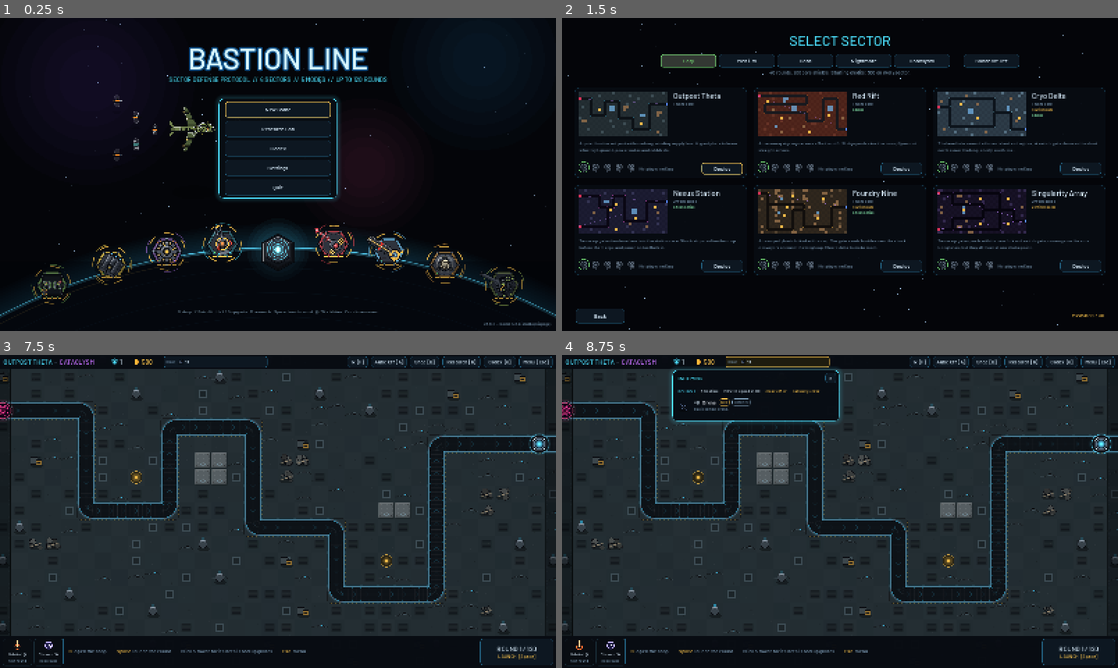
Above: before the commit, frames 1-4 (two rows, left to right).
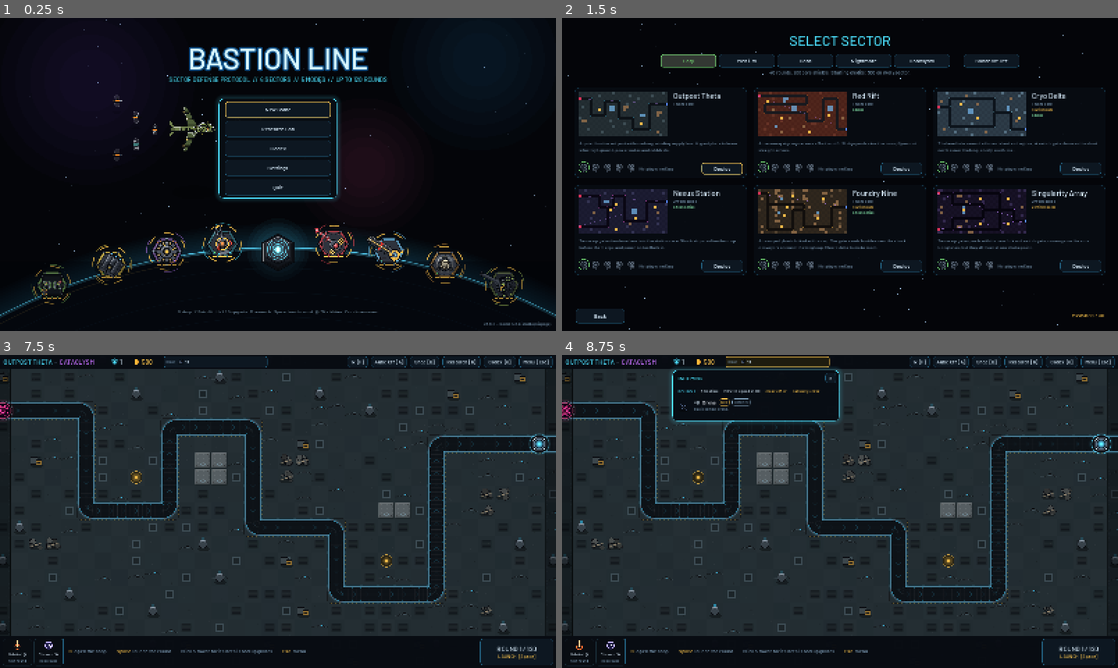
Above: after the commit, the same moments.

Repository: Swooshiiroll/bastion-line
Game: Godot game, scene res://scenes/Boot.tscn
Two runs of this game, one before a commit and one after it. Both use one fixed random seed, a clock stepped at 60 frames per second and the inputs below.
Inputs (mouse positions are in pixels of both pictures, inside the frame that each line leads up to):
- Up to frame 1 (0.25 s): no input
- Up to frame 2 (1.5 s): click "New Game" at 0.5 s; click "Easy" at 1.25 s
- Up to frame 3 (7.5 s): click "Easy" at 2 s; click "Medium" at 2.75 s; click "Hard" at 3.5 s; click "Nightmare" at 4.25 s; click "Cataclysm" at 5 s; click "Sandbox: Off" at 5.75 s; click "Sandbox: On" at 6.5 s; click "Deploy" at 7.25 s
- Up to frame 4 (8.75 s): click (778, 361) at 8 s

The runs differ from the first frame. In frame 1, less than 0.1% of the frame differs, in the area x 12-94%, y 65-87%; in frame 2, nothing differs; in frame 3, less than 0.1%; in frame 4, less than 0.1%.

Commit message:
Smooth curves, no hex-deck dashes, no jump as a tower turns (#89)
The hex deck loses its three dark vent lines a side. Draw.arc picks its
segment count from the radius (each chord within 1/16 px), so big circles
like the Chrono Field ring stay round. The turret cache bakes 16 aims and
fades the next bake in over the one below, so a turning turret's shading
changes smoothly instead of jumping at each bucket.

Co-Authored-By: Claude Opus 5.5 <noreply@anthropic.com>
Claude-Session: https://claude.ai/code/session_01JA1yx4yLR4ragN67XpdcFD

Diff:
--- a/scripts/view/Draw.gd
+++ b/scripts/view/Draw.gd
@@ -359,21 +359,29 @@
 	_stamp(ci, _rings[key], size, center, outer, outer, color)
 
 
-## draw_arc, fast: full circles become rings, partial arcs a few antialiased line segments.
-static func arc(ci: CanvasItem, c: Vector2, r: float, a0: float, a1: float, points: int, color: Color, width := -1.0, aa := false, as_lines := false) -> void:
+## draw_arc, fast: full circles become rings, partial arcs antialiased line segments. The segment count follows the
+## radius (`_points` is ignored): each chord strays at most 1/16 px from the true curve, so a big circle stays round
+## at full zoom (issue #89).
+static func arc(ci: CanvasItem, c: Vector2, r: float, a0: float, a1: float, _points: int, color: Color, width := -1.0, aa := false, as_lines := false) -> void:
 	if _skip and not _drawing():
 		return
 	var span := a1 - a0
 	if absf(span) >= TAU - 0.001 and not as_lines:
 		ring(ci, c, r, color, width if width > 0.0 else 1.0)
 		return
-	var n := clampi(ceili(absf(span) * r / 6.0), 1, maxi(points - 1, 1))
+	var n := arc_segments_for(r, span)
 	var prev := c + Vector2(cos(a0), sin(a0)) * r
 	for i in range(1, n + 1):
 		var a := a0 + span * float(i) / float(n)
 		var p := c + Vector2(cos(a), sin(a)) * r
 		ci.draw_line(prev, p, color, width, aa)
 		prev = p
+
+
+## Line segments for an arc of radius `r` spanning `span` radians: a chord of angle θ strays r·θ²/8 from the curve,
+## so θ = 1/√(2r) keeps that to 1/16 px.
+static func arc_segments_for(r: float, span: float) -> int:
+	return clampi(ceili(absf(span) * sqrt(2.0 * maxf(r, 0.0))), 1, 256)
 
 
 ## draw_colored_polygon, fast for convex shapes (drawn as quads); others fall back to the polygon.
@@ -437,7 +445,8 @@
 # A turret is drawn as alternating static and live layers. Statements between dyn(true) and
 # dyn(false) (recoil, glows, spinning parts) are live; everything else is static, baked once per
 # look into one texture per layer, and stamped rotated to the aim. Baking happens at 8 aim angles
-# so the upper-left lighting stays close; the remainder of the aim is a rotation of the stamp.
+# so the upper-left lighting stays close; the remainder of the aim is a rotation of the stamp, with the next
+# bucket's bake faded in over it.
 # Only the battlefield turns this on (turret_cache); elsewhere towers draw in full.
 
 static var turret_cache := false
@@ -453,7 +462,7 @@
 const AIMED := ["gun_turret", "mortar_tower", "rocket_salvo", "laser_tower", "anti_aircraft_turret", "railgun", "mine_layer", "tractor_tower"]
 ## The aim of each extra gun of the tower being drawn (gun 0 is the main one); set by tower().
 static var _extra: Array = []
-const TURRET_BUCKETS := 8
+const TURRET_BUCKETS := 16
 const TURRET_SCALE := 2.5
 
 
@@ -489,16 +498,22 @@
 
 static func _cached_turret(ci: CanvasItem, type: String, tier: int, c: Vector2, aim: float, s: float, t: float, flash: float, spec: String, acc: Color) -> bool:
 	var rot := aim if AIMED.has(type) else 0.0
-	var bucket := posmod(roundi(rot / TAU * float(TURRET_BUCKETS)), TURRET_BUCKETS)
-	var base_rot := float(bucket) * TAU / float(TURRET_BUCKETS)
-	var key := "%s|%d|%s|%s|%.2f|%d" % [type, tier, spec, acc.to_html(), s, bucket]
-	var e = _turrets.get(key)
-	if e == null:
-		e = _new_turret(ci, type, tier, base_rot, s, spec, acc)
-		_turrets[key] = e
+	# Between two baked aims, the next one fades in over the one below, so a turning turret's shading changes
+	# smoothly instead of jumping at each bucket (issue #89).
+	var blend := turret_blend(rot)
+	var bucket: int = blend[0]
+	var w: float = blend[1]
+	var e = _turret_bake(ci, type, tier, bucket, s, spec, acc)
 	if Engine.get_frames_drawn() < int(e.ready_at):
 		return false
-	_live = {"ci": ci, "e": e, "c": c, "rot": rot - base_rot}
+	var e2 = null
+	var next := (bucket + 1) % TURRET_BUCKETS
+	if w > 0.01:
+		e2 = _turret_bake(ci, type, tier, next, s, spec, acc)
+		if Engine.get_frames_drawn() < int(e2.ready_at):
+			e2 = null
+	_live = {"ci": ci, "e": e, "c": c, "rot": rot - float(bucket) * TAU / float(TURRET_BUCKETS),
+		"e2": e2, "w": w, "rot2": rot - float(next) * TAU / float(TURRET_BUCKETS)}
 	_mode = _LIVE
 	_seg = 0
 	_skip = true
@@ -508,6 +523,22 @@
 	_skip = false
 	_live = {}
 	return true
+
+
+## For a turret turned `rot`: [the baked aim just below it, how far (0..1) it is toward the next one].
+static func turret_blend(rot: float) -> Array:
+	var at := fposmod(rot / TAU * float(TURRET_BUCKETS), float(TURRET_BUCKETS))
+	return [floori(at) % TURRET_BUCKETS, at - floorf(at)]
+
+
+## The baked layers of one look at one of the TURRET_BUCKETS aims (baked on first use).
+static func _turret_bake(ci: CanvasItem, type: String, tier: int, bucket: int, s: float, spec: String, acc: Color) -> Dictionary:
+	var key := "%s|%d|%s|%s|%.2f|%d" % [type, tier, spec, acc.to_html(), s, bucket]
+	var e = _turrets.get(key)
+	if e == null:
+		e = _new_turret(ci, type, tier, float(bucket) * TAU / float(TURRET_BUCKETS), s, spec, acc)
+		_turrets[key] = e
+	return e
 
 
 static func _new_turret(ci: CanvasItem, type: String, tier: int, base_rot: float, s: float, spec: String, acc: Color) -> Dictionary:
@@ -551,6 +582,10 @@
 	var half: Vector2 = e.half
 	ci.draw_set_transform(_live.c, _live.rot, Vector2.ONE)
 	ci.draw_texture_rect(e.tex[seg], Rect2(-half, half * 2.0), false)
+	var e2 = _live.e2
+	if e2 != null and e2.tex.has(seg):
+		ci.draw_set_transform(_live.c, _live.rot2, Vector2.ONE)
+		ci.draw_texture_rect(e2.tex[seg], Rect2(-half, half * 2.0), false, Color(1, 1, 1, _live.w))
 	ci.draw_set_transform(Vector2.ZERO, 0.0, Vector2.ONE)
 
 
@@ -747,10 +782,10 @@
 
 
 
-## The hex deck every tower stands on: bevelled armour, corner bolts, vents, status LEDs,
+## The hex deck every tower stands on: bevelled armour, corner bolts, status LEDs,
 ## an accent trim that breathes, and tier pips (gold from the specialization on).
 static func _pad(ci: CanvasItem, c: Vector2, s: float, acc: Color, tier: int, t: float) -> void:
-	# Static plating below the lit rim, the rim (a white stroke tinted live), then rivets and vents.
+	# Static plating below the lit rim, the rim (a white stroke tinted live), then the corner bolts.
 	var half := Vector2(24.0, 24.0) * s
 	var si := roundi(s * 100.0)
 	var ka := 1000000 + si
@@ -795,10 +830,6 @@
 	for q in xform(c, ngon(6, 1.0), 0.0, 17.6 * s):
 		disc(ci, q, 1.5 * s, OUTLINE)
 		disc(ci, q, 1.0 * s, METAL_L)
-	for k in 3:
-		var y := c.y - 13.0 * s + float(k) * 2.2 * s
-		line(ci, Vector2(c.x - 13.5 * s, y), Vector2(c.x - 10.0 * s, y), Color(0, 0, 0, 0.5), 1.0)
-		line(ci, Vector2(c.x + 10.0 * s, y), Vector2(c.x + 13.5 * s, y), Color(0, 0, 0, 0.5), 1.0)
 
 
 ## Distance from a Laser Lance's centre to the tip of its barrel, at drawing scale `s`.
--- a/tests/TestRunner.gd
+++ b/tests/TestRunner.gd
@@ -108,6 +108,7 @@
 		"test_sandbox_no_medal",
 		"test_sandbox_dps",
 		"test_leviathan",
+		"test_smooth_drawing",
 		"test_colossus",
 		"test_v3_flyers",
 		"test_crowd_control_limits",
@@ -697,6 +698,26 @@
 	var locusts: Array = g.enemies.filter(func(e): return e.type == "locust")
 	check(locusts.size() == 6, "launches 6 Locusts every 6 s (%d)" % locusts.size())
 	check(locusts.all(func(e): return e.flying), "Locusts fly")
+
+
+## Issue #89: arcs and thin rings follow their radius (each chord within 1/16 px of the curve, so the Chrono Field's
+## ring and range circles stay round), and a turning turret fades between its baked aims instead of jumping.
+func test_smooth_drawing() -> void:
+	var worst := 0.0
+	for r in [1.5, 6.0, 20.0, 80.0, 150.0, 560.0]:
+		for span in [0.6, PI, TAU]:
+			var n := Draw.arc_segments_for(r, span)
+			worst = maxf(worst, r * (1.0 - cos(span / float(n) / 2.0)))
+	check(worst <= 1.0 / 16.0 + 1e-6, "every chord within 1/16 px of its arc (worst %.3f px)" % worst)
+	check(Draw.arc_segments_for(560.0, TAU) > 100, "a 560 px ring has over a hundred segments (%d)" % Draw.arc_segments_for(560.0, TAU))
+	var step := TAU / float(Draw.TURRET_BUCKETS)
+	var b: Array = Draw.turret_blend(step * 2.5)
+	check(b[0] == 2 and near(b[1], 0.5), "half-way between two baked aims, both show (%s)" % [b])
+	var lo: Array = Draw.turret_blend(step * 3.0 - 0.001)
+	var hi: Array = Draw.turret_blend(step * 3.0 + 0.001)
+	check(lo[0] == 2 and lo[1] > 0.99 and hi[0] == 3 and hi[1] < 0.01, "crossing a baked aim hands over from fully faded in, not a jump")
+	var neg: Array = Draw.turret_blend(-0.1)
+	check(neg[0] == Draw.TURRET_BUCKETS - 1 and near(neg[1], 1.0 - 0.1 / step), "negative aims wrap round")
 
 
 func test_colossus() -> void:
Not shown, changed: CHANGELOG.md
